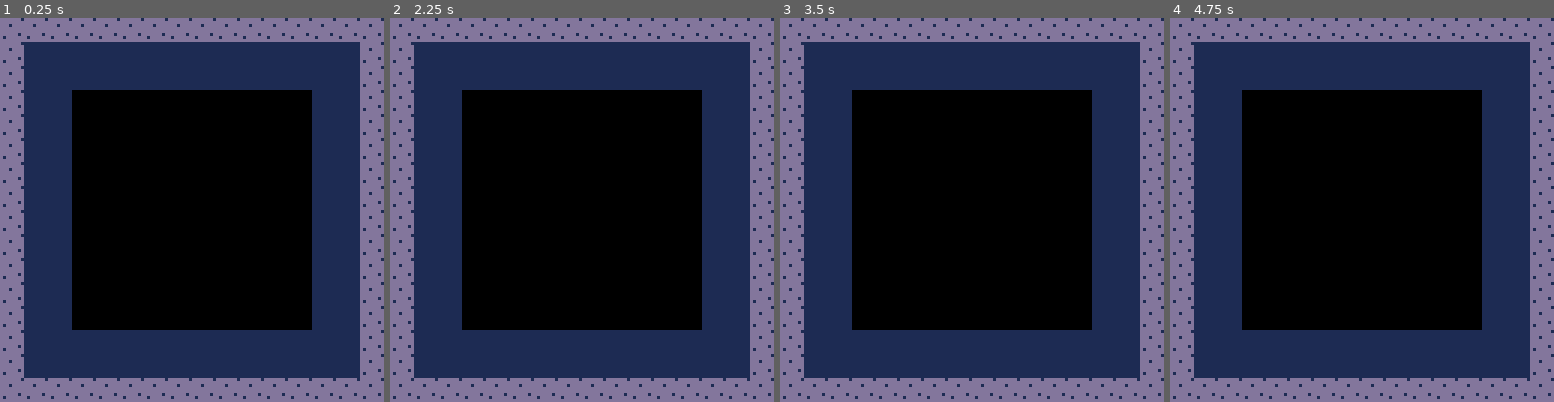
Above: before the commit, frames 1-4 (left to right).
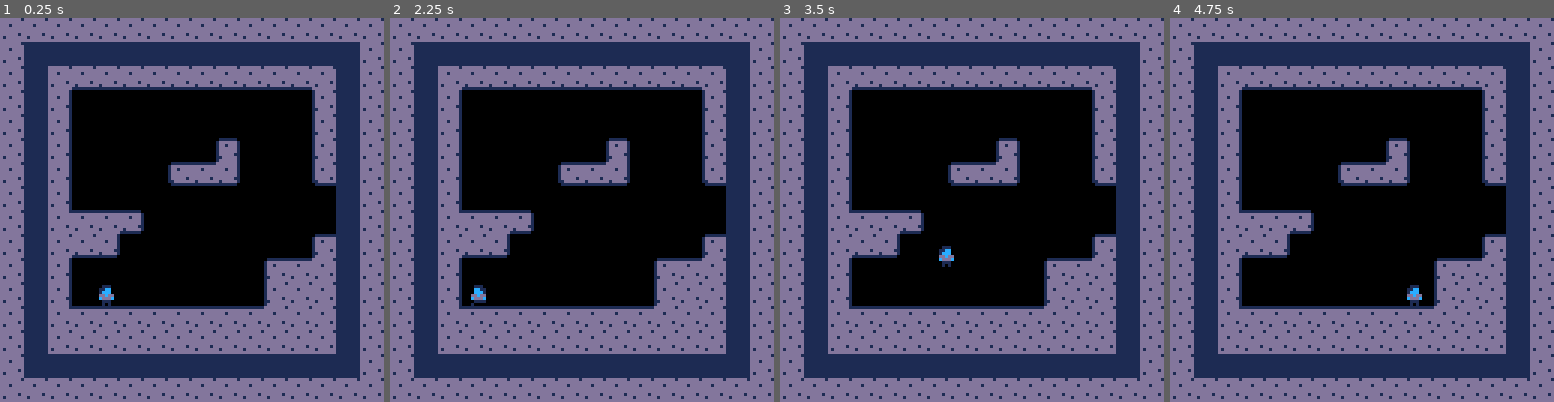
Above: after the commit, the same moments.

Repository: samskivert/darkflame
Game: PICO-8 cartridge darkflame.p8
Two runs of this game, one before a commit and one after it. Both use one fixed random seed, a clock stepped at 60 frames per second and the inputs below.
Inputs:
- Up to frame 1 (0.25 s): no input
- Up to frame 2 (2.25 s): tap O (Z key) at 0.33, 0.7, 1.43, 2.22 s; tap X (X key) at 1.07, 2.07 s; hold Left from 1.97 s (still down)
- Up to frame 3 (3.5 s): release Left at 2.37 s; tap X (X key) every 0.33 s from 2.4 to 3.4 s; hold Down 2.42-2.82 s; hold Right from 2.87 s (still down); tap O (Z key) at 3.1 s
- Up to frame 4 (4.75 s): release Right at 3.53 s; hold Up 3.58-4.08 s; tap X (X key) every 0.33 s from 3.73 to 4.73 s; tap O (Z key) at 3.98 s; hold Right 4.13-4.53 s; hold Down from 4.58 s (still down)

The runs differ from the first frame. In frame 1, 24% of the frame differs, in the area x 12-88%, y 12-88%; in frame 2, 24%; in frame 3, 24%; in frame 4, 24%.

Commit message:
Make levels 12x12.
Other minor fiddling.

Diff:
--- a/actor.lua
+++ b/actor.lua
@@ -188,7 +188,7 @@
   a.dy *= 0.95
 
   -- x friction
-  a.dx *= a.friction
+  a.dx *= 0.9
   if (a.standing) then
     a.dx *= a.friction
   end
@@ -239,6 +239,7 @@
   a.bounce  = 0
   a.delay   = 0
   a.id      = 0 -- player 1
+  a.friction = 0.8
   a.frame_offsets = {0,1,0,2}
   return a
 end
--- a/levels.lua
+++ b/levels.lua
@@ -140,12 +140,19 @@
 
   reload()
 
-  if (level <= 4) then
-    -- copy section of map
-    memcpy(0x2000,
-           0x1000+((lev+1)%4)*0x800,
-           0x800)
-  end
+  local lx = 0
+  local ly = 0
+  local ls = 12
+  local lo = (16-ls)/2
+  for y=0,ls-1 do
+    memcpy(0x2000+128*lo+128*ly*ls+128*y+lo, 0x2000+128*y+16+lx*ls, ls)
+  end
+  -- if (level <= 4) then
+  --   -- copy section of map
+  --   memcpy(0x2000,
+  --          0x1000+((lev+1)%4)*0x800,
+  --          0x800)
+  -- end
 
   -- spawn player
   for y=0,15 do for x=0,127 do
--- a/world.lua
+++ b/world.lua
@@ -507,7 +507,7 @@
     rectfill(3*8, 3*8, 13*8-1, 13*8-1, 7)
   else
     cls(1)
-    rectfill(3*8, 3*8, 13*8-1, 13*8-1, 0)
+    rectfill(2*8, 2*8, 14*8-1, 14*8-1, 0)
   end
 
   -- decide which side to draw
